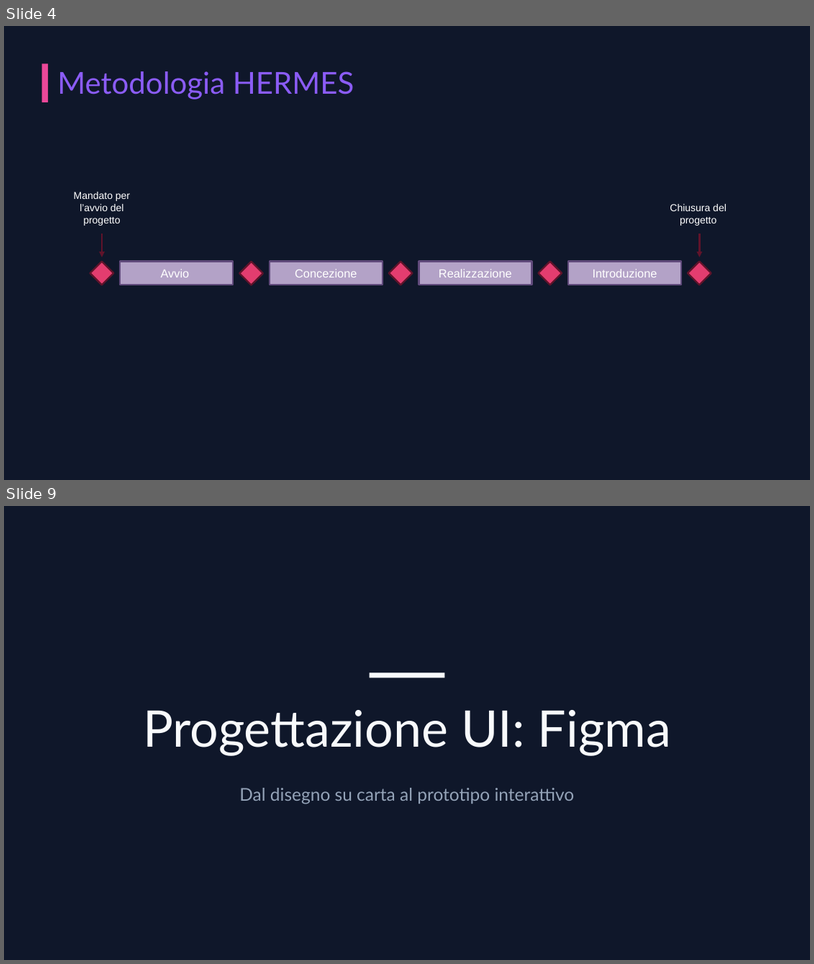
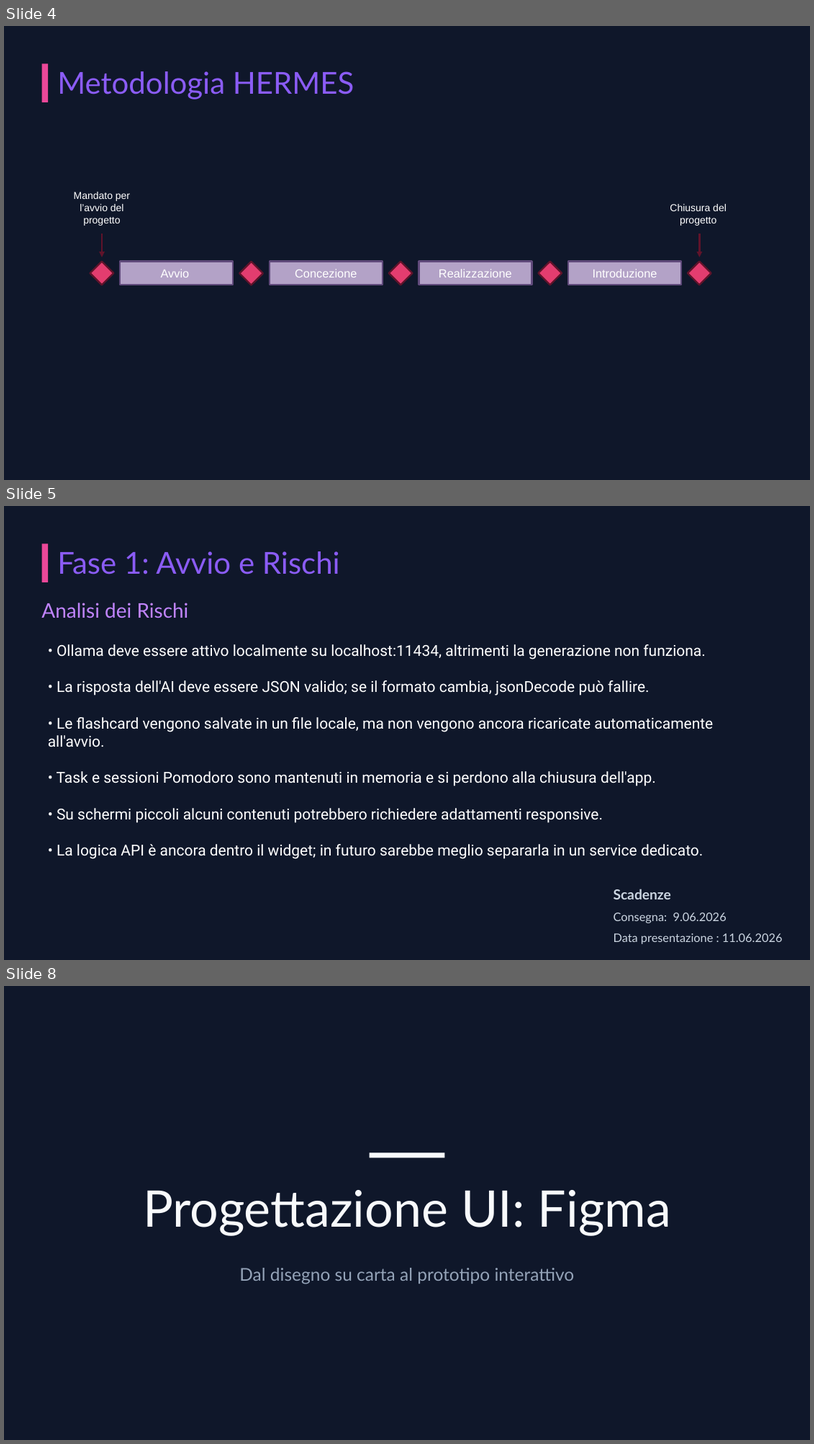
Before and after one commit to Julie0411/study_modulo_306, a slide deck: documentazione/Presentazione_progetto_StudySpace_Elisa_Julie.pptx. Shown one above the other, each under a label of ours: slides 4 and 9 before the commit, slides 4, 5 and 8 after it; the slides between them are not shown. The pictures are 814x964 and 814x1444 pixels, drawn with LibreOffice and Linux fonts; fonts in the diff are those of the drawing. Boxes give left, top, right and bottom in pixels: in the first picture for what was removed or moved away, otherwise in the second. Text is boxed around its words. In the diff, an @@ line names an element or a change of style, - is before the commit and + after.

```diff
--- a/documentazione/Presentazione_progetto_StudySpace_Elisa_Julie.pptx
+++ b/documentazione/Presentazione_progetto_StudySpace_Elisa_Julie.pptx
@@ slide 5 added at (x1=4, y1=506, x2=810, y2=960), background #0F172A @@
@@ rectangle added at (x1=41, y1=543, x2=47, y2=582), fill #EC4899 @@
@@ text added at (x1=57, y1=551, x2=340, y2=574), 36 pt, text #8B5CF6 @@
+Fase 1: Avvio e Rischi
@@ text added at (x1=41, y1=602, x2=189, y2=618), 24 pt, text #C084FC @@
+Analisi dei Rischi
@@ text added at (x1=48, y1=644, x2=713, y2=859), 18 pt, text #FFFFFF @@
+• Ollama deve essere attivo localmente su localhost:11434, altrimenti la generazione non funziona.
+• La risposta dell'AI deve essere JSON valido; se il formato cambia, jsonDecode può fallire.
+• Le flashcard vengono salvate in un file locale, ma non vengono ancora ricaricate automaticamente all'avvio.
+• Task e sessioni Pomodoro sono mantenuti in memoria e si perdono alla chiusura dell'app.
+• Su schermi piccoli alcuni contenuti potrebbero richiedere adattamenti responsive.
+• La logica API è ancora dentro il widget; in futuro sarebbe meglio separarla in un service dedicato.
@@ text added at (x1=614, y1=888, x2=783, y2=944), 14 pt, text #CBD5E1 @@
+Scadenze
+Consegna: 9.06.2026
+Data presentazione : 11.06.2026
@@ what was slide 9 is now slide 8 @@
```
Also in this commit, not shown: 3 slides changed, 3 other slides added, 2 slides removed, 2 other files.
